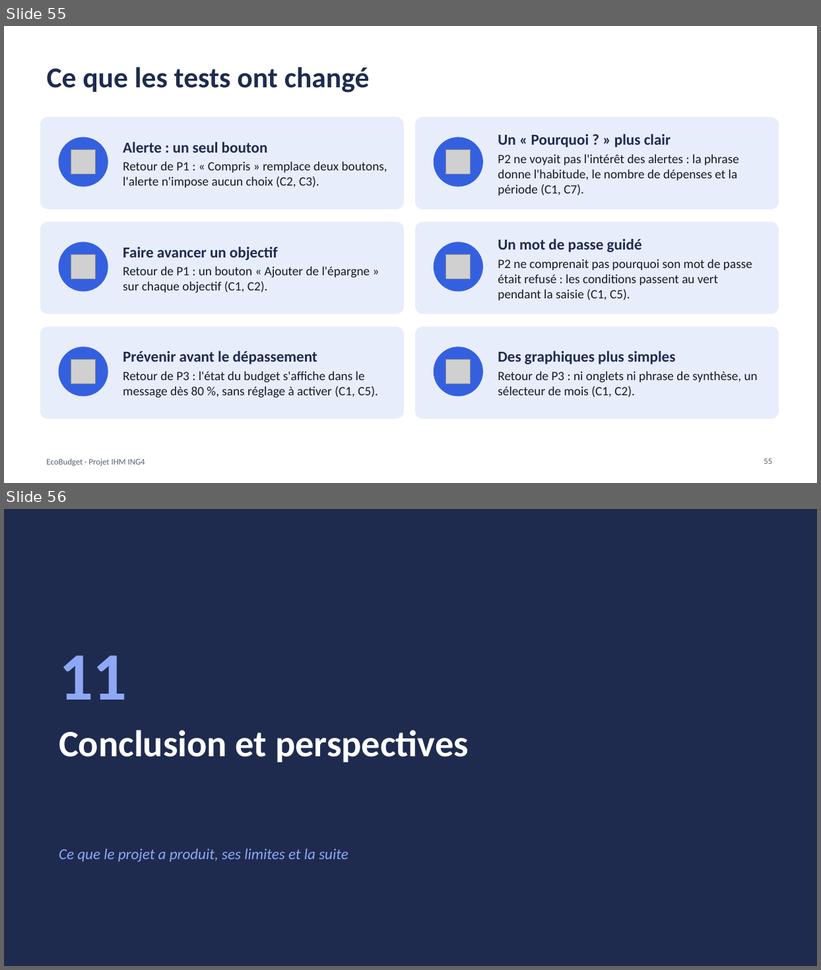
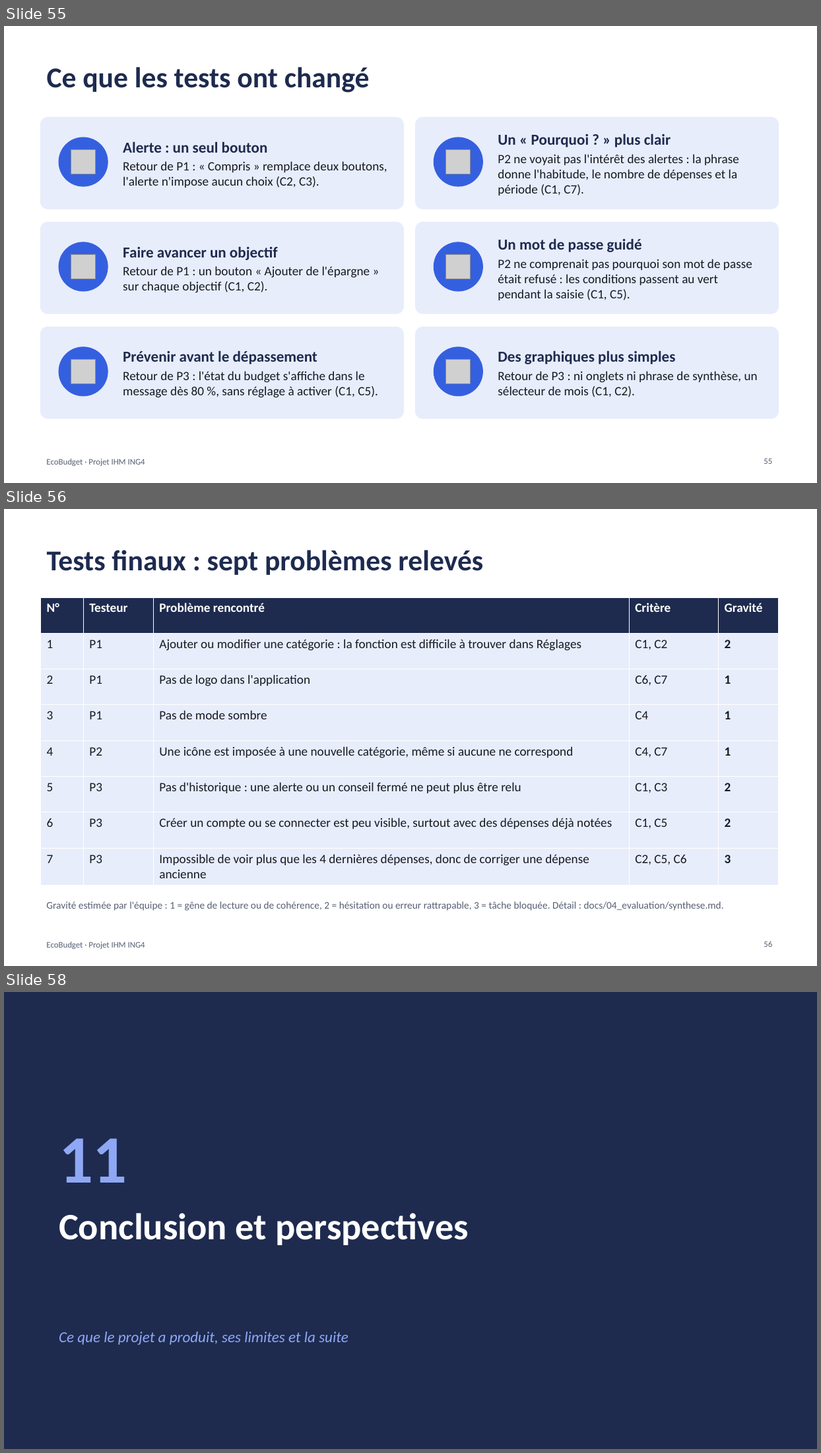
Before and after one commit to kaderouadahi/EcoBudget, a slide deck: livrables/EcoBudget.pptx. Shown one above the other, each under a label of ours: slides 55 and 56 before the commit, slides 55, 56 and 58 after it; the slides between them are not shown. The pictures are 821x970 and 821x1453 pixels, drawn with LibreOffice and Linux fonts; fonts in the diff are those of the drawing; grey boxes stand for pictures. Boxes give left, top, right and bottom in pixels: in the first picture for what was removed or moved away, otherwise in the second. Text is boxed around its words. In the diff, an @@ line names an element or a change of style, - is before the commit and + after.

```diff
--- a/livrables/EcoBudget.pptx
+++ b/livrables/EcoBudget.pptx
@@ slide 56 added at (4,509,817,966), background #FFFFFF; not listed: 1 template element that a slide beside it also shows @@
@@ title added at (47,550,483,575), 34 pt, text #1E2B4F, bold @@
+Tests finaux : sept problèmes relevés
@@ table added at (40,597,779,884), 8 rows, 5 columns @@
+N° | Testeur | Problème rencontré | Critère | Gravité
+1 | P1 | Ajouter ou modifier une catégorie : la fonction est difficile à trouver dans Réglages | C1, C2 | 2
+2 | P1 | Pas de logo dans l'application | C6, C7 | 1
+3 | P1 | Pas de mode sombre | C4 | 1
+4 | P2 | Une icône est imposée à une nouvelle catégorie, même si aucune ne correspond | C4, C7 | 1
+5 | P3 | Pas d'historique : une alerte ou un conseil fermé ne peut plus être relu | C1, C3 | 2
+6 | P3 | Créer un compte ou se connecter est peu visible, surtout avec des dépenses déjà notées | C1, C5 | 2
+7 | P3 | Impossible de voir plus que les 4 dernières dépenses, donc de corriger une dépense ancienne | C2, C5, C6 | 3
@@ text added at (46,902,724,911), 12 pt, text #576074 @@
+Gravité estimée par l'équipe : 1 = gêne de lecture ou de cohérence, 2 = hésitation ou erreur rattrapable, 3 = tâche bloquée. Détail : docs/04_evaluation/synthese.md.
@@ page number added at (764,941,772,947), 10 pt, text #576074 @@
+56
@@ what was slide 56 is now slide 58 @@
```
Also in this commit, not shown: 3 slides changed, 1 other slide added, 3 other files.
